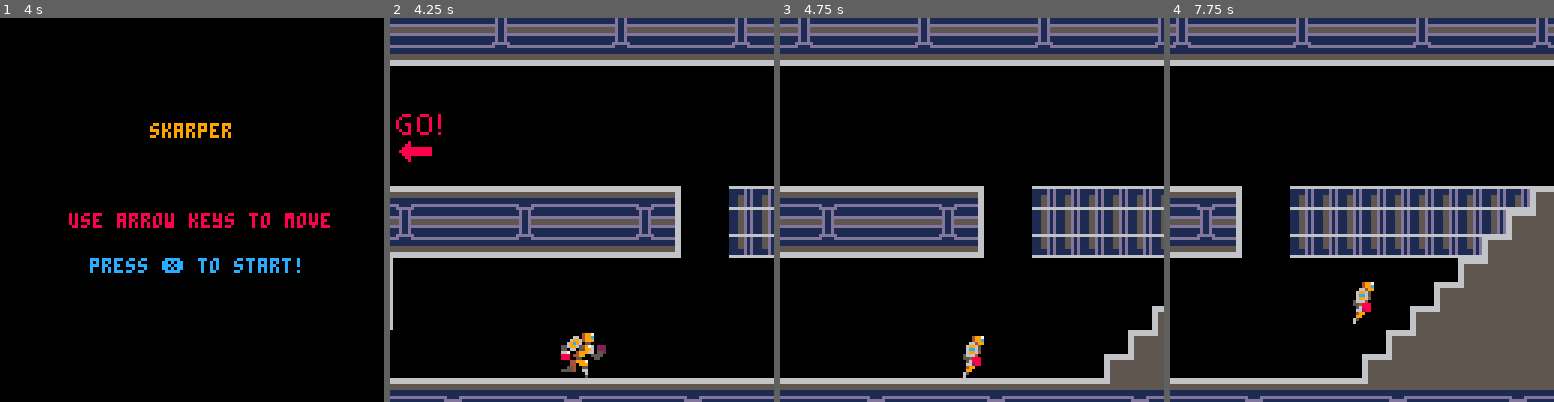
Above: before the commit, frames 1-4 (left to right).
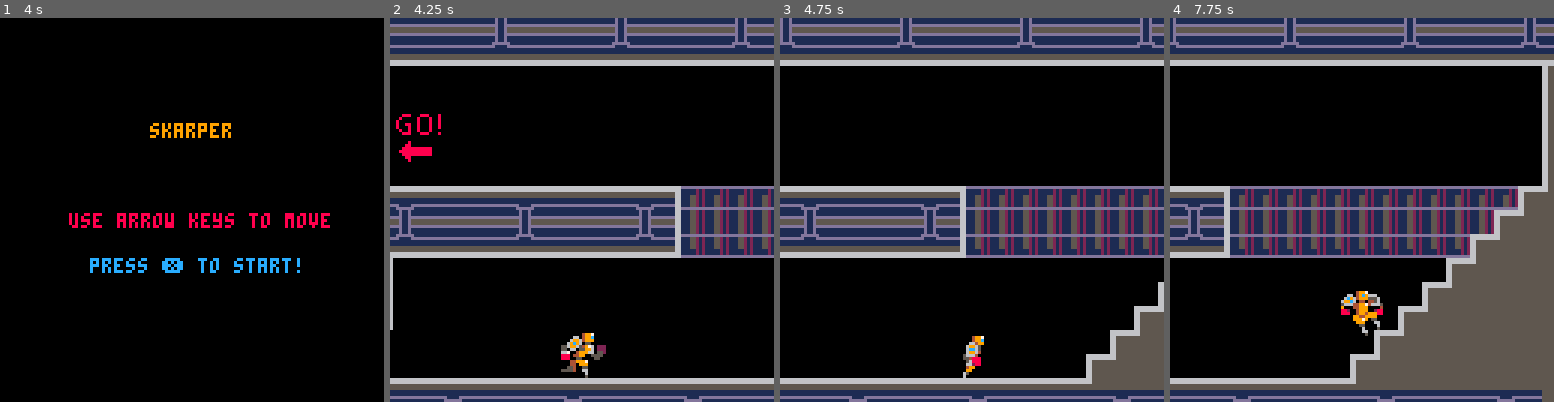
Above: after the commit, the same moments.

Repository: Kira-Flakes/CS-477-Game
Game: PICO-8 cartridge Skarper/Skarper.p8
Two runs of this game, one before a commit and one after it. Both use one fixed random seed, a clock stepped at 60 frames per second and the inputs below.
Inputs:
- Up to frame 1 (4 s): tap X (X key) at 0.33, 1.07, 1.85, 2.97 s; hold Right 1.6-2.1 s; hold Up 2.15-2.42 s; hold Right 2.47-3.03 s; hold Left 3.08-3.58 s; hold Down 3.63-3.97 s
- Up to frame 2 (4.25 s): hold Right from 4.02 s (still down); tap X (X key) at 4.08 s
- Up to frame 3 (4.75 s): release Right at 4.68 s; hold Up from 4.73 s (still down)
- Up to frame 4 (7.75 s): release Up at 5.03 s; hold Left 5.08-5.68 s; tap X (X key) at 5.2, 6.32, 7.43 s; hold Down 5.73-6.03 s; hold Right 6.08-6.58 s; hold Right 6.63-7.13 s; hold Up 7.18-7.45 s; hold Right from 7.5 s (still down)

Frame 1 is identical in both runs. In frame 2, 3.1% of the frame differs, in the area x 75-100%, y 43-63%; in frame 3, 12%; in frame 4, 17%, in the area x 0-100%, y 0-100%.

Commit message:
Update Skarper
Added ability to fall through platforms, also added jumping/falling sprite art.

Diff:
--- a/Skarper/Skarper.p8
+++ b/Skarper/Skarper.p8
@@ -41,13 +41,13 @@
     flp=false,
     dx=0,
     dy=0,
-    max_dx=2,
+    max_dx=2.5,
     max_dy=3,
     acc=0.5,
     dash_time=0,
     dash_target=10,
     dash_acc=2,
-    boost=3.7,
+    boost=4.4, --jump value
     anim=0,
     running=false,
     jumping=false,
@@ -57,7 +57,7 @@
     dashing=false
   }
 
-  gravity=0.3
+  gravity=0.4
   friction=0.85
 
   --simple camera
@@ -217,7 +217,7 @@
 		    if btnp(⬆️)
 		    and player.landed then
 		      player.dy-=player.boost
-		      --player.jumping=true
+		      player.jumping=true
 		      player.landed=false
 		    end
 
@@ -235,27 +235,45 @@
 
 
   --check collision up and down
+
   if player.dy>0 then
     player.falling=true
     player.landed=false
     player.jumping=false
 
     player.dy=limit_speed(player.dy,player.max_dy)
-
-    if collide_map(player,"down",0) then
-      player.landed=true
-      player.falling=false
-      player.dy=0
-      player.y-=((player.y+player.h+1)%8)-1
+    --if down pressed, don't check collision
+    if not btn(⬇️) then
+      --check down collision for platforms
+      if collide_map(player,"down",1) then
+        player.landed=true
+        player.falling=false
+        player.dy=0
+        player.y-=((player.y+player.h+1)%8)-1
 
 --      -------test-------
 --      collide_down="yes"
 --      else collide_down="no"
 --      ------------------
-    end
-  elseif player.dy<0 then
+      end
+    end
+    --check down collision for map
+    if collide_map(player,"down",0) then
+        player.landed=true
+        player.falling=false
+        player.dy=0
+        player.y-=((player.y+player.h+1)%8)-1
+
+--      -------test-------
+--      collide_down="yes"
+--      else collide_down="no"
+--      ------------------
+    end
+  end
+
+  if player.dy<0 then
     player.jumping=true
-    if collide_map(player,"up",1) then
+    if collide_map(player,"up",0) then
       player.dy=0
 
 --      -------test-------
@@ -271,7 +289,7 @@
 
     player.dx=limit_speed(player.dx,player.max_dx)
 
-    if collide_map(player,"left",1) then
+    if collide_map(player,"left",0) then
       player.dx=0
 --      -------test-------
 --      collide_left="yes"
@@ -288,7 +306,7 @@
 
     player.dx=limit_speed(player.dx,player.max_dx)
 
-    if collide_map(player,"right",1) then
+    if collide_map(player,"right",0) then
       player.dx=0
 --      -------test-------
 --      collide_right="yes"
@@ -326,9 +344,15 @@
 
 function player_animate()
   if player.jumping then
-    player.sp=0
+    if player.sp != 12 then
+      player.sp = 10
+      if time() - player.anim>.2 then
+        player.sp += 2
+        player.anim=time()
+      end
+    end
   elseif player.falling then
-    player.sp=8
+    player.sp = 14
   elseif player.running then
     if time() - player.anim>.16 then
       player.sp += 2
@@ -704,7 +728,7 @@
 
 
 __gff__
-0000000000000000000000000000000000000000000000000000000000000000000000000000000000000000000000000000000000000000000000000000000003030303030000010000000000000080000003030300000000000000000000800303030303000000000000000000000003030300030000000000000000000000
+0000000000000000000000000000000000000000000000000000000000000000000000000000000000000000000000000000000000000000000000000000000001010101010000020000000000000080010101010101000000000000000000800101010101010000000000000000000001010101010100000000000000000000
 0000000000000000000000000000000000000000000000000000000000000000000000000000000000000000000000000000000000000000000000000000000000000000000000000000000000000000000000000000000000000000000000000000000000000000000000000000000000000000000000000000000000000000
 __map__
 00000000000000000000000000000000000000000000000000007f0000000000000000000000000000000000000000000000000000000000000000000000000000000000000000000000000000000000000000000000000000000000000000000000000000000000000000000000000000000000000000000000000000000000
@@ -738,4 +762,4 @@
 637f0000000000004d4e00000000000000000000000000000000000000000000004200000000000000000000000000000000000000000000000000000000000000000000000000000000000000000000000000000000000000000000000000000000000000000000000000000000000000000000000000000000000000000000
 4f7f0000000000005d5e00000000000000000000000000000000000000000000004200000000000000000000000000000000000000000000000000000000000000000000000000000000000000000000000000000000000000000000000000000000000000000000000000000000000000000000000000000000000000000000
 5f7f0000000000007f7f00000000000000000000000000000000000000000000004200000000000000000000000000000000000000000000000000000000000000000000000000000000000000000000000000000000000000000000000000000000000000000000000000000000000000000000000000000000000000000000
-53535340535353534053535353405353535340657f7f47474747474747474747707200000000000000000000000000000000000000000000000000000000000000000000000000000000000000000000000000000000000000000000000000000000000000000000000000000000000000000000000000000000000000000000
+5353534053535353405353535340535353534065474747474747474747474747707200000000000000000000000000000000000000000000000000000000000000000000000000000000000000000000000000000000000000000000000000000000000000000000000000000000000000000000000000000000000000000000
Not shown, changed: 42 lines of the sprite sheet (__gfx__) section of Skarper/Skarper.p8
